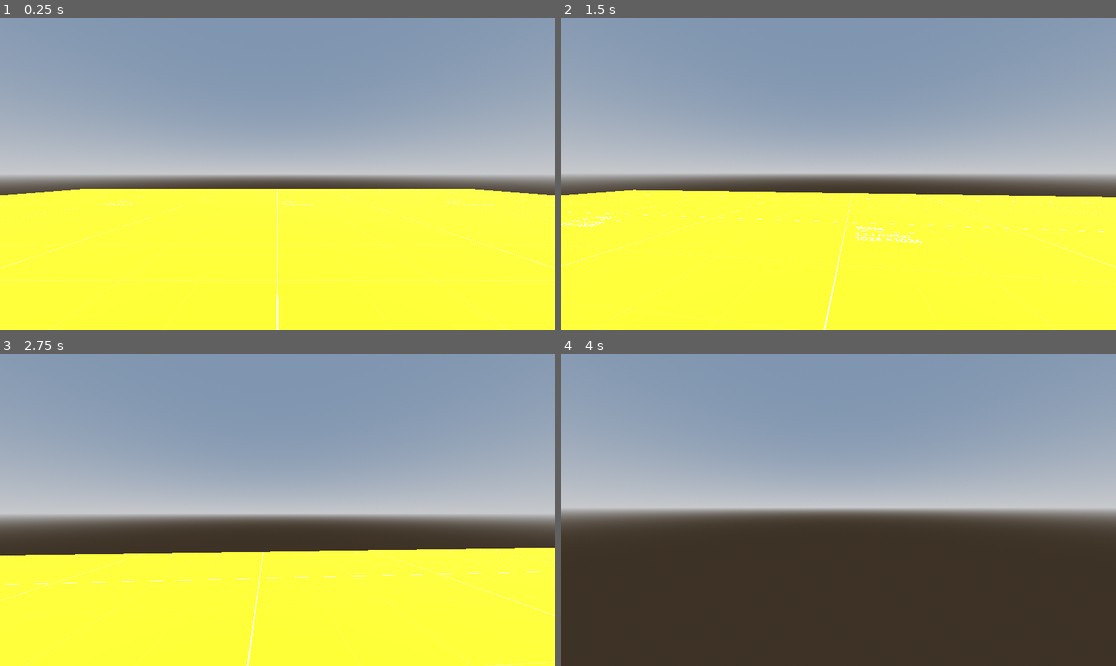
Above: before the commit, frames 1-4 (two rows, left to right).
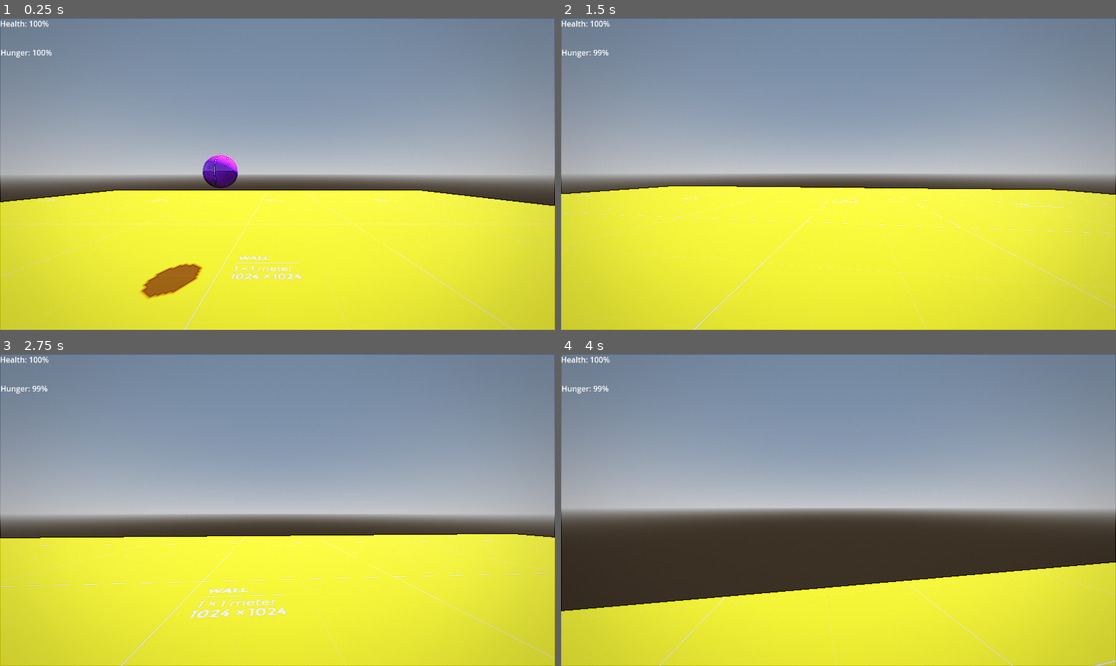
Above: after the commit, the same moments.

Repository: Skilletyo/Spring
Game: Godot game, scene res://Scenes/TestWorld.tscn
Same seed, same stepped clock (60 frames per second), same inputs: the game is played once before the commit and once after it.
Inputs (mouse positions are in pixels of both pictures, inside the frame that each line leads up to):
- Up to frame 1 (0.25 s): no input
- Up to frame 2 (1.5 s): tap Enter (ui_accept) at 0.5, 0.77 s; move the mouse to (866, 174) at 0.52 s; hold F (Interact, bound only after the commit) 0.53-1.28 s; hold Up (ui_up) from 0.53 s (still down); tap E (Interact, bound only before the commit) at 0.8, 1.35 s; move the mouse to (810, 174) at 1.27 s
- Up to frame 3 (2.75 s): keep holding Up (ui_up); tap Enter (ui_accept) at 1.52 s; tap F (Interact, bound only after the commit) at 1.55 s; move the mouse to (288, 503) at 2.02 s; hold F (Interact, bound only after the commit) from 2.03 s (still down); tap E (Interact, bound only before the commit) at 2.3 s
- Up to frame 4 (4 s): keep holding Up (ui_up); move the mouse to (832, 516) at 2.77 s; release F (Interact, bound only after the commit) at 2.78 s; tap E (Interact, bound only before the commit) at 2.85, 3.8 s; tap Enter (ui_accept) at 3.02, 3.77 s; tap F (Interact, bound only after the commit) at 3.05 s; move the mouse to (877, 513) at 3.52 s; hold Shift (Sprint) from 3.53 s (still down)

The runs differ from the first frame. In frame 1, 23% of the frame differs, in the area x 0-100%, y 0-100%; in frame 2, 22%; in frame 3, 25%; in frame 4, 32%.

Commit message:
Object interactions, hunger system

Diff:
--- a/Prefabs/Player.tscn
+++ b/Prefabs/Player.tscn
@@ -1,10 +1,24 @@
-[gd_scene load_steps=4 format=3 uid="uid://bjyavdw8rkdri"]
+[gd_scene load_steps=8 format=3 uid="uid://bjyavdw8rkdri"]
 
 [ext_resource type="Script" path="res://Scripts/PlayerController.gd" id="1_7fmxk"]
+[ext_resource type="Shader" path="res://VFX/outline_sobol.gdshader" id="2_5k3vi"]
+[ext_resource type="Texture2D" uid="uid://brfjrd5rekrux" path="res://vfx/Vignette2048x1024.png" id="3_au6mq"]
 
 [sub_resource type="CapsuleMesh" id="CapsuleMesh_b4w05"]
 
 [sub_resource type="CapsuleShape3D" id="CapsuleShape3D_ulylq"]
+
+[sub_resource type="ShaderMaterial" id="ShaderMaterial_2ukfv"]
+render_priority = 0
+shader = ExtResource("2_5k3vi")
+shader_parameter/min_step = 0.0
+shader_parameter/max_step = 0.6
+shader_parameter/sobol_brightness = 0.25
+shader_parameter/transparency = 0.85
+
+[sub_resource type="QuadMesh" id="QuadMesh_bxjkr"]
+material = SubResource("ShaderMaterial_2ukfv")
+size = Vector2(2, 2)
 
 [node name="CharacterBody3D" type="CharacterBody3D"]
 transform = Transform3D(1, 0, 0, 0, 1, 0, 0, 0, 1, 0, 1, 0)
@@ -29,3 +43,22 @@
 
 [node name="Hand3D" type="Node3D" parent="Node3D/Camera3D"]
 transform = Transform3D(1, 0, 0, 0, 1, 0, 0, 0, 1, 0, 0.00013423, -1.80595)
+
+[node name="VFX" type="Node" parent="."]
+
+[node name="Sobol" type="MeshInstance3D" parent="VFX"]
+extra_cull_margin = 16384.0
+mesh = SubResource("QuadMesh_bxjkr")
+skeleton = NodePath("../..")
+
+[node name="Vignette" type="TextureRect" parent="VFX"]
+anchors_preset = 15
+anchor_right = 1.0
+anchor_bottom = 1.0
+grow_horizontal = 2
+grow_vertical = 2
+texture = ExtResource("3_au6mq")
+expand_mode = 1
+
+[node name="InteractionTimer" type="Timer" parent="."]
+autostart = true
--- a/Prefabs/RigidBall.tscn
+++ b/Prefabs/RigidBall.tscn
@@ -1,6 +1,7 @@
-[gd_scene load_steps=5 format=3 uid="uid://0dxd1iuv8lna"]
+[gd_scene load_steps=6 format=3 uid="uid://0dxd1iuv8lna"]
 
 [ext_resource type="Texture2D" uid="uid://ck2qkskenqxs3" path="res://Addon/Kenney/addons/kenney_prototype_textures/purple/texture_05.png" id="1_esc80"]
+[ext_resource type="Script" path="res://Scripts/RigidBall.gd" id="1_igg0g"]
 
 [sub_resource type="SphereMesh" id="SphereMesh_qe4vx"]
 
@@ -11,8 +12,9 @@
 
 [sub_resource type="SphereShape3D" id="SphereShape3D_yl6sx"]
 
-[node name="Ball" type="RigidBody3D" groups=["Physics"]]
+[node name="Ball" type="RigidBody3D" groups=["Interactable", "Physics"]]
 collision_layer = 2
+script = ExtResource("1_igg0g")
 
 [node name="MeshInstance3D" type="MeshInstance3D" parent="."]
 mesh = SubResource("SphereMesh_qe4vx")
@@ -20,3 +22,5 @@
 
 [node name="CollisionShape3D" type="CollisionShape3D" parent="."]
 shape = SubResource("SphereShape3D_yl6sx")
+
+[connection signal="interacted_with" from="." to="." method="_on_interacted_with"]
--- /dev/null
+++ b/Prefabs/UI.tscn
@@ -0,0 +1,44 @@
+[gd_scene load_steps=2 format=3 uid="uid://cha5qy70661v6"]
+
+[ext_resource type="Script" path="res://Scripts/UserInterface.gd" id="1_vjl2p"]
+
+[node name="Control" type="Control"]
+layout_mode = 3
+anchors_preset = 15
+anchor_right = 1.0
+anchor_bottom = 1.0
+grow_horizontal = 2
+grow_vertical = 2
+script = ExtResource("1_vjl2p")
+
+[node name="Hunger" type="Control" parent="."]
+anchors_preset = 0
+offset_right = 40.0
+offset_bottom = 40.0
+
+[node name="HungerLabel" type="Label" parent="Hunger"]
+layout_mode = 0
+offset_left = 1.0
+offset_top = 60.0
+offset_right = 1132.0
+offset_bottom = 83.0
+text = "Hunger: "
+
+[node name="HealthLabel" type="Label" parent="Hunger"]
+layout_mode = 0
+offset_right = 1131.0
+offset_bottom = 23.0
+text = "Health: "
+
+[node name="StarvingLabel" type="Label" parent="Hunger"]
+visible = false
+layout_mode = 0
+offset_top = 83.0
+offset_right = 1131.0
+offset_bottom = 106.0
+text = "I am starving! :("
+
+[node name="HungerTimer" type="Timer" parent="Hunger"]
+autostart = true
+
+[connection signal="timeout" from="Hunger/HungerTimer" to="." method="_on_hunger_timer_timeout"]
--- a/Scenes/TestWorld.tscn
+++ b/Scenes/TestWorld.tscn
@@ -26,12 +26,12 @@
 
 [node name="World" type="Node3D"]
 
+[node name="DirectionalLight3D" type="DirectionalLight3D" parent="."]
+transform = Transform3D(-0.866023, -0.433016, 0.250001, 0, 0.499998, 0.866027, -0.500003, 0.749999, -0.43301, 0, 0, 0)
+shadow_enabled = true
+
 [node name="WorldEnvironment" type="WorldEnvironment" parent="."]
-environment = SubResource("Environment_r8wik")
-
-[node name="DirectionalLight3D" type="DirectionalLight3D" parent="."]
-transform = Transform3D(-0.866025, -0.433013, 0.25, 0, 0.5, 0.866025, -0.5, 0.75, -0.433013, 0, 0, 0)
-shadow_enabled = true
+environment = SubResource("Environment_g6blc")
 
 [node name="CSGBox3D" type="CSGBox3D" parent="."]
 transform = Transform3D(1, 0, 0, 0, 1, 0, 0, 0, 1, 0, -0.753906, 0)
@@ -40,9 +40,10 @@
 size = Vector3(43.9182, 1.49219, 35.678)
 
 [node name="CharacterBody3D" parent="." instance=ExtResource("2_wayho")]
+transform = Transform3D(1, 0, 0, 0, 1, 0, 0, 0, 1, 1.41089, 2.18433, 4.88989)
+
+[node name="Ball" parent="." instance=ExtResource("3_eclt4")]
+transform = Transform3D(1, 0, 0, 0, 1, 0, 0, 0, 1, -0.29126, 2.96558, 0.192017)
 
 [node name="Smoother" type="Node" parent="."]
 script = ExtResource("1_r4a4f")
-
-[node name="Ball" parent="." instance=ExtResource("3_eclt4")]
-transform = Transform3D(1, 0, 0, 0, 1, 0, 0, 0, 1, 5.69922, 2.43301, 1.85388)
--- a/Scenes/environment_level.tscn
+++ b/Scenes/environment_level.tscn
@@ -1,20 +1,20 @@
 [gd_scene load_steps=28 format=3 uid="uid://cxy6c5mbaekek"]
 
 [ext_resource type="Shader" path="res://VFX/outline_sobol.gdshader" id="1_snj8v"]
-[ext_resource type="Texture2D" uid="uid://brfjrd5rekrux" path="res://VFX/Vignette2048x1024.png" id="2_2bx5a"]
+[ext_resource type="Texture2D" uid="uid://brfjrd5rekrux" path="res://vfx/Vignette2048x1024.png" id="2_2bx5a"]
 [ext_resource type="Shader" path="res://VFX/fake_volumetric_light.gdshader" id="3_wak7x"]
-[ext_resource type="Environment" uid="uid://dgiwc2qkhodnd" path="res://VFX/environment.tres" id="4_647ns"]
-[ext_resource type="ArrayMesh" uid="uid://e0wiltkwetym" path="res://Models/forest/meshes/Root Scene_stone2.res" id="5_voprw"]
-[ext_resource type="ArrayMesh" uid="uid://dwocdpnvbjw7x" path="res://Models/forest/meshes/Root Scene_stone3.res" id="6_2iktu"]
-[ext_resource type="ArrayMesh" uid="uid://vitvhdnbysqu" path="res://Models/forest/meshes/Root Scene_stone4.res" id="7_h3vtu"]
-[ext_resource type="ArrayMesh" uid="uid://d07s0f1b8fdfi" path="res://Models/forest/meshes/Root Scene_stone5.res" id="8_lulr5"]
-[ext_resource type="ArrayMesh" uid="uid://ddhgnq8bvqsot" path="res://Models/forest/meshes/Root Scene_stone.res" id="9_1yfyb"]
-[ext_resource type="ArrayMesh" uid="uid://dvcya6sjjkk4p" path="res://Models/forest/meshes/Root Scene_tree2.res" id="10_ic3g8"]
-[ext_resource type="ArrayMesh" uid="uid://bsajxbllaqfyl" path="res://Models/forest/meshes/Root Scene_tree3.res" id="11_u1ffw"]
-[ext_resource type="ArrayMesh" uid="uid://b3sk8m15ebrhc" path="res://Models/forest/meshes/Root Scene_tree.res" id="12_nyqh5"]
+[ext_resource type="Environment" uid="uid://dgiwc2qkhodnd" path="res://vfx/environment.tres" id="4_647ns"]
+[ext_resource type="ArrayMesh" uid="uid://e0wiltkwetym" path="res://models/forest/meshes/Root Scene_stone2.res" id="5_voprw"]
+[ext_resource type="ArrayMesh" uid="uid://dwocdpnvbjw7x" path="res://models/forest/meshes/Root Scene_stone3.res" id="6_2iktu"]
+[ext_resource type="ArrayMesh" uid="uid://vitvhdnbysqu" path="res://models/forest/meshes/Root Scene_stone4.res" id="7_h3vtu"]
+[ext_resource type="ArrayMesh" uid="uid://d07s0f1b8fdfi" path="res://models/forest/meshes/Root Scene_stone5.res" id="8_lulr5"]
+[ext_resource type="ArrayMesh" uid="uid://ddhgnq8bvqsot" path="res://models/forest/meshes/Root Scene_stone.res" id="9_1yfyb"]
+[ext_resource type="ArrayMesh" uid="uid://dvcya6sjjkk4p" path="res://models/forest/meshes/Root Scene_tree2.res" id="10_ic3g8"]
+[ext_resource type="ArrayMesh" uid="uid://bsajxbllaqfyl" path="res://models/forest/meshes/Root Scene_tree3.res" id="11_u1ffw"]
+[ext_resource type="ArrayMesh" uid="uid://b3sk8m15ebrhc" path="res://models/forest/meshes/Root Scene_tree.res" id="12_nyqh5"]
 [ext_resource type="Shader" path="res://Materials/water_modified.gdshader" id="13_77iwq"]
 
-[sub_resource type="ShaderMaterial" id="ShaderMaterial_2ukfv"]
+[sub_resource type="ShaderMaterial" id="ShaderMaterial_sfwgo"]
 render_priority = 0
 shader = ExtResource("1_snj8v")
 shader_parameter/min_step = 0.0
--- a/Scripts/PlayerController.gd
+++ b/Scripts/PlayerController.gd
@@ -1,15 +1,18 @@
 extends CharacterBody3D
 
+signal interacted_with
 
 @export var speed = 5.0
 @export var runSpeed = 8.0
 @export var jumpVelocity = 4.5
 @export var mouseSensitivity = 2.0
-
 @export var pullStrength = 100
 @export var held_object_rotation_speed = 0.1
 
 @onready var camera = $Node3D/Camera3D
+
+var userInterface = load("res://Prefabs/UI.tscn")
+var loadUserInterface = userInterface.instantiate()
 
 #Stuff for the pickup system.
 
@@ -24,12 +27,16 @@
 func _ready():
 	Input.mouse_mode = Input.MOUSE_MODE_CAPTURED
 
+	#Loads the user interface
+
+	add_child(loadUserInterface)
+
 func _physics_process(delta):
 
 	if not is_on_floor():
 		velocity.y -= gravity * delta
 
-	if Input.is_action_pressed("Interact"):
+	if Input.is_action_pressed("Pickup"):
 		if $Node3D/Camera3D/RayCast3D.is_colliding():
 			seenObject = $Node3D/Camera3D/RayCast3D.get_collider()
 			if seenObject.is_in_group("Physics"):
@@ -37,8 +44,12 @@
 	else:
 		currentTarget = null
 
-# This part of the code tells the physics engine to keep moving the current targeted RigidBody3D to the Hand node.
-# Depends on the code above to work.
+	if Input.is_action_pressed("Interact"):
+		if $Node3D/Camera3D/RayCast3D.is_colliding():
+			seenObject = $Node3D/Camera3D/RayCast3D.get_collider()
+			if seenObject.is_in_group("Interactable"):
+				seenObject.interacted_with.emit()
+
 
 	if currentTarget != null:
 		currentTarget.linear_damp = 10
@@ -56,6 +67,7 @@
 		lastTarget.can_sleep = true
 		lastTarget.linear_damp = 0
 		lastTarget.linear_damp = 0
+
 
 	if Input.is_action_just_pressed("ui_accept") and is_on_floor():
 		velocity.y = jumpVelocity
--- /dev/null
+++ b/Scripts/RigidBall.gd
@@ -0,0 +1,14 @@
+extends RigidBody3D
+
+signal interacted_with
+
+# Called when the node enters the scene tree for the first time.
+func _ready():
+	pass # Replace with function body.
+
+# Called every frame. 'delta' is the elapsed time since the previous frame.
+func _process(delta):
+	pass
+
+func _on_interacted_with():
+	print("Nom")
--- /dev/null
+++ b/Scripts/UserInterface.gd
@@ -0,0 +1,31 @@
+extends Control
+
+@export var hungerValue = 100
+@export var healthValue = 100
+
+@onready var hungerTimer = $Hunger/HungerTimer
+@onready var hungerLabel = $Hunger/HungerLabel
+@onready var healthLabel = $Hunger/HealthLabel
+@onready var randomGenerator = RandomNumberGenerator.new()
+
+func _ready():
+	pass
+
+func _on_hunger_timer_timeout():
+	hungerValue -= 1
+	var randomTen = randomGenerator.randf_range(1.0, 10.0)
+	hungerTimer.start(randomTen)
+
+	checkIfStarving()
+
+func checkIfStarving():
+	if hungerValue <= 30:
+		$StarvingLabel.show()
+		healthValue -= 2
+
+func drawLabels():
+	hungerLabel.text = ("Hunger: " + str(hungerValue) + "%")
+	healthLabel.text = ("Health: " + str(healthValue) + "%")
+
+func _process(delta):
+	drawLabels()
--- a/project.godot
+++ b/project.godot
@@ -63,11 +63,20 @@
 "events": [Object(InputEventKey,"resource_local_to_scene":false,"resource_name":"","device":-1,"window_id":0,"alt_press …(182 unchanged characters)…
 ]
 }
-Interact={
+Pickup={
 "deadzone": 0.5,
 "events": [Object(InputEventKey,"resource_local_to_scene":false,"resource_name":"","device":-1,"window_id":0,"alt_pressed":false,"shift_pressed":false,"ctrl_pressed":false,"meta_pressed":false,"pressed":false,"keycode":0,"physical_keycode":69,"key_label":0,"unicode":101,"echo":false,"script":null)
 ]
 }
+Interact={
+"deadzone": 0.5,
+"events": [Object(InputEventKey,"resource_local_to_scene":false,"resource_name":"","device":-1,"window_id":0,"alt_pressed":false,"shift_pressed":false,"ctrl_pressed":false,"meta_pressed":false,"pressed":false,"keycode":0,"physical_keycode":70,"key_label":0,"unicode":102,"echo":false,"script":null)
+]
+}
+
+[physics]
+
+3d/default_gravity=18.0
 
 [rendering]
 
Not shown: 1 places in Scenes/TestWorld.tscn that only renumber resources
Not shown: 1 places in Scenes/environment_level.tscn that only renumber resources
Not shown, changed: models/forest/LowPolyForest.fbx.import
Not shown, changed: vfx/Vignette2048x1024.png.import
